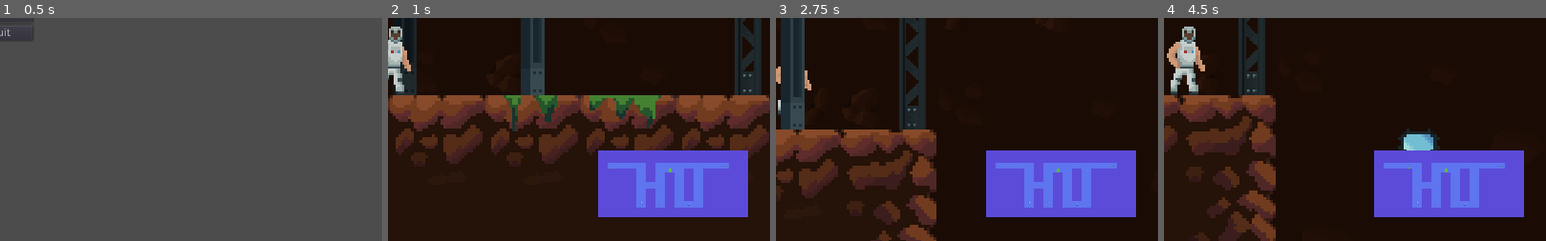
Above: before the commit, frames 1-4 (left to right).
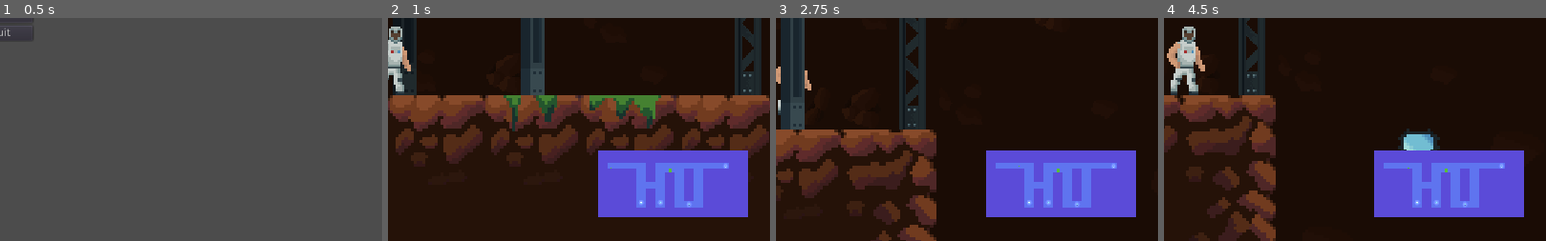
Above: after the commit, the same moments.

Repository: JPabloMF/astrominer-game
Game: Godot game, scene res://scenes/UI/StartMenu.tscn
The game is run twice, just before and just after one commit, with the same random seed, the same clock (stepped at 60 frames per second) and the same inputs.
Inputs:
- Up to frame 1 (0.5 s): no input
- Up to frame 2 (1 s): click "Start" at 0.5 s
- Up to frame 3 (2.75 s): tap Enter at 1.25 s; hold Right (ui_right) from 1.28 s (still down); tap Z (ui_up) at 1.52, 2.27 s
- Up to frame 4 (4.5 s): release Right (ui_right) at 2.78 s; hold Left (ui_left) 2.78-3.53 s; hold Right (ui_right) from 3.53 s (still down); tap Z (ui_up) at 3.77 s
The pictures show only the part of the screen within x 50-100%, y 50-100%; the shares and areas given below are measured in that part.

Frame 1 is identical in both runs. In frame 2, less than 0.1% of the frame differs, in the area x 65-89%, y 65-85%; in frame 3, less than 0.1%; in frame 4, less than 0.1%.

Commit message:
Gem dynamic light * use dynamic light color based on diamond color

Diff:
--- a/scenes/UI/Gem.tscn
+++ b/scenes/UI/Gem.tscn
@@ -1,8 +1,9 @@
-[gd_scene load_steps=5 format=2]
+[gd_scene load_steps=6 format=2]
 
 [ext_resource path="res://animations/diamond/DiamondYellow.tres" type="SpriteFrames" id=1]
 [ext_resource path="res://scripts/Gem.gd" type="Script" id=2]
 [ext_resource path="res://sprites/diamonds/diamond-base.png" type="Texture" id=3]
+[ext_resource path="res://sprites/light/circular-light.png" type="Texture" id=4]
 
 [sub_resource type="RectangleShape2D" id=1]
 extents = Vector2( 32.2138, 32.0644 )
@@ -10,6 +11,11 @@
 [node name="Gem" type="Node2D"]
 scale = Vector2( 2, 2 )
 script = ExtResource( 2 )
+
+[node name="Light" type="Light2D" parent="."]
+texture = ExtResource( 4 )
+color = Color( 1, 1, 1, 0.501961 )
+energy = 1.5
 
 [node name="Gem" type="Area2D" parent="."]
 
@@ -22,7 +28,7 @@
 
 [node name="Diamond" type="AnimatedSprite" parent="."]
 frames = ExtResource( 1 )
-frame = 3
+frame = 5
 playing = true
 
 [node name="collisionTimer" type="Timer" parent="."]
--- a/scripts/Gem.gd
+++ b/scripts/Gem.gd
@@ -8,12 +8,16 @@
 	match diamond_color:
 		"blue":
 			sprite = load("res://animations/diamond/DiamondBlue.tres")
+			$Light.set_color(Color(63,63,191,0.01))
 		"green":
 			sprite = load("res://animations/diamond/DiamondGreen.tres")
+			$Light.set_color(Color(63,191,63,0.005))
 		"pink":
 			sprite = load("res://animations/diamond/DiamondPink.tres")
+			$Light.set_color(Color(191,63,127,0.005))
 		"yellow":
 			sprite = load("res://animations/diamond/DiamondYellow.tres")
+			$Light.set_color(Color(191,127,63,0.005))
 	$Diamond.set_sprite_frames(sprite)
 
 func _ready():
@@ -26,3 +30,4 @@
 
 func _on_collisionTimer_timeout():
 	remove_child($Gem)
+	remove_child($Light)
